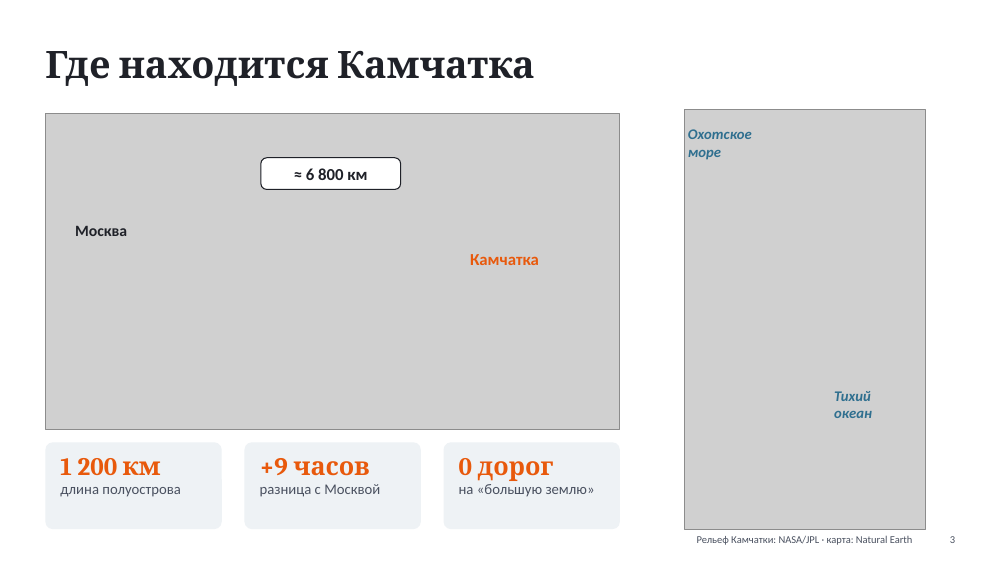
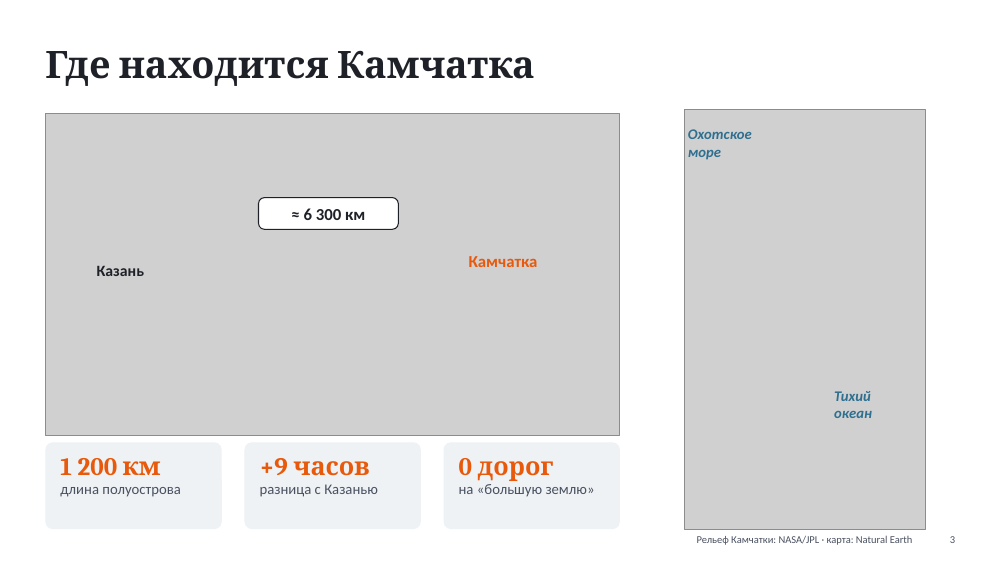
Before and after one commit to artikulazat-a11y/for_claude, a slide deck: slide 3 of presentations/kamchatka/Вулканы_Камчатки.pptx. Drawn at 1008x567 pixels with LibreOffice and Linux fonts; fonts in the diff are those of the drawing; grey boxes stand for pictures. Boxes give left, top, right and bottom in pixels: in the first picture for what was removed or moved away, otherwise in the second. Text is boxed around its words. In the diff, an @@ line names an element or a change of style, - is before the commit and + after.

```diff
--- a/presentations/kamchatka/Вулканы_Камчатки.pptx
+++ b/presentations/kamchatka/Вулканы_Камчатки.pptx
@@ picture: place and size @@
-picture at bbox=[45, 113, 620, 430]
+picture at bbox=[45, 113, 620, 436]
@@ rounded rectangle: place and size @@
-rounded rectangle at bbox=[261, 158, 401, 190]
+rounded rectangle at bbox=[259, 197, 399, 229]
@@ text at bbox=[304, 208, 365, 220]: text changed @@
-≈ 6 800 км
+≈ 6 300 км
@@ text at bbox=[97, 266, 144, 276]: text changed @@
-Москва
+Казань
@@ text at bbox=[260, 484, 378, 497]: text changed @@
-разница с Москвой
+разница с Казанью
```
Also in this commit, not shown: 1 other slide changed, 1 other file.
